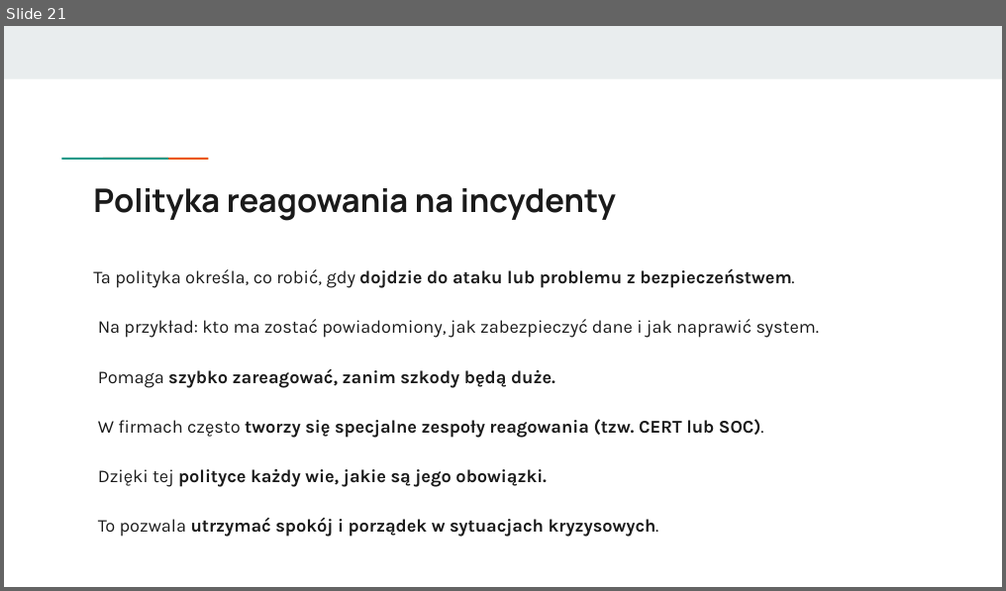
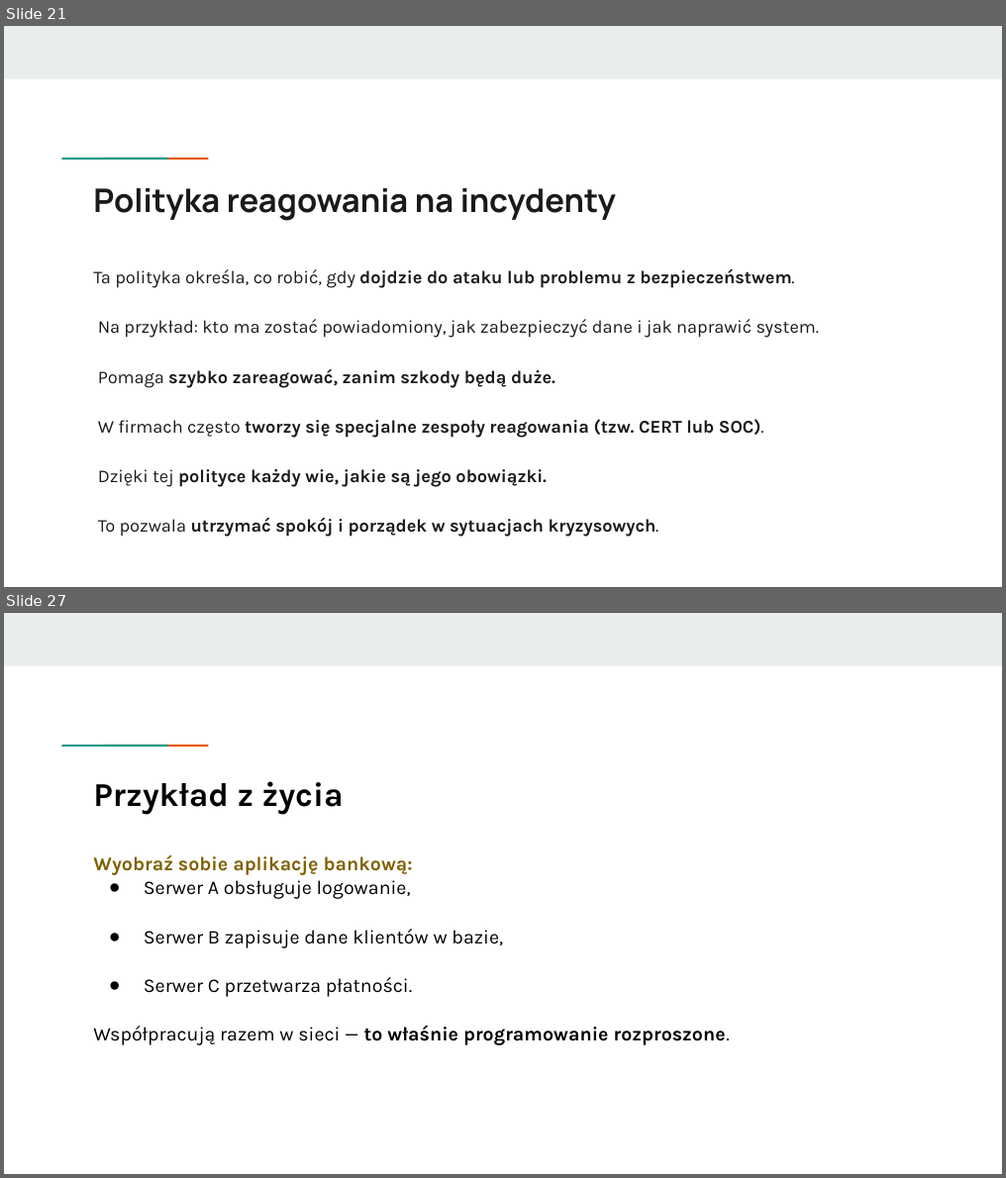
Before and after one commit to KasiaKasia/PRZEDMIOTY, a slide deck: ZASTOSOWANIE_INFORMATYKI/1A-gr_2/Zastosowanie informatyki - 1A gr. 2-plik2.pptx. Shown one above the other, each under a label of ours: slide 21 before the commit, slides 21 and 27 after it; the slides between them are not shown. The pictures are 1006x591 and 1006x1178 pixels, drawn with LibreOffice and Linux fonts; fonts in the diff are those of the drawing. Boxes give left, top, right and bottom in pixels: in the first picture for what was removed or moved away, otherwise in the second. Text is boxed around its words. In the diff, an @@ line names an element or a change of style, - is before the commit and + after.

```diff
--- a/ZASTOSOWANIE_INFORMATYKI/1A-gr_2/Zastosowanie informatyki - 1A gr. 2-plik2.pptx
+++ b/ZASTOSOWANIE_INFORMATYKI/1A-gr_2/Zastosowanie informatyki - 1A gr. 2-plik2.pptx
@@ slide 27 added at [4,613,1002,1174], background #FFFFFF; not listed: 3 template elements that a slide beside it also shows @@
@@ title added at [93,781,344,814], 24 pt, text #000000, bold @@
+Przykład z życia
@@ text added at [93,856,730,1046], 14 pt, text #000000 @@
+Wyobraź sobie aplikację bankową:
+● Serwer A obsługuje logowanie,
+● Serwer B zapisuje dane klientów w bazie,
+● Serwer C przetwarza płatności.
+Współpracują razem w sieci — to właśnie programowanie rozproszone.
```
Also in this commit, not shown: 5 other slides added, 1 other file.
